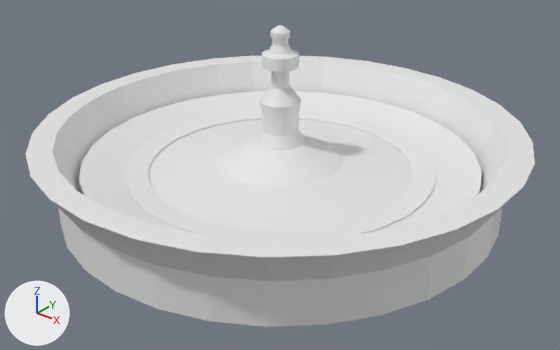
A saved change to the Blender file roulette/Block RouletteWheel.blend.
Both versions are drawn from a 50 mm camera at (5.7, -7.14, 4.47) aimed at (0.2, -0.26, 0.21). The axes (+X, +Y, +Z) are drawn at lower left. The lights are the same throughout.
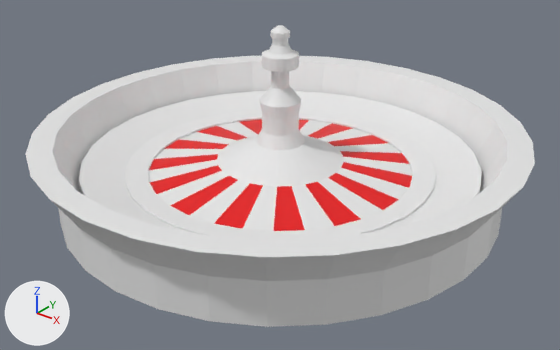
Where the change shows, as pixel boxes [x1, y1, x2, y2] in the pictures (560 x 350 px):
```json
{"part": 1, "of": "me_cylinder", "change": "recoloured", "before": [149, 119, 412, 231], "after": [149, 119, 412, 231], "on screen": "white to red"}
```

Scene script edits in JSON lines:
```json
{"op": "add", "block": "mat_white", "code": ["mat_white = principled_material('White')", "mat_white.base_color = (0.8, 0.8, 0.8)  # white #e7e7e7"]}
{"op": "add", "block": "mat_red", "code": ["mat_red = principled_material('Red')", "mat_red.base_color = (0.8, 0.0, 0.00135)  # red #e70004"]}
{"block": "me_cylinder", "where": "me_cylinder.from_pydata(...)  # 780 vertices, 753 faces; spans x -1.09..1.09, y -1.1..1.1, z -7.48..1.0"}
{"block": "me_cylinder", "where": "# used by ob_cylinder; location = (0.0, 0.0, 0.0); scale = (2.82, 2.82, -0.271)"}
{"block": "me_cylinder", "change": "me_cylinder part 1: 15 of the faces centred in x -0.43..0.44, y -0.44..0.44, z -0.83 switch from no material to mat_red (red #e70004)"}
{"op": "add", "block": "me_cylinder", "code": "me_cylinder.materials.append(mat_white)  # white #e7e7e7"}
```
